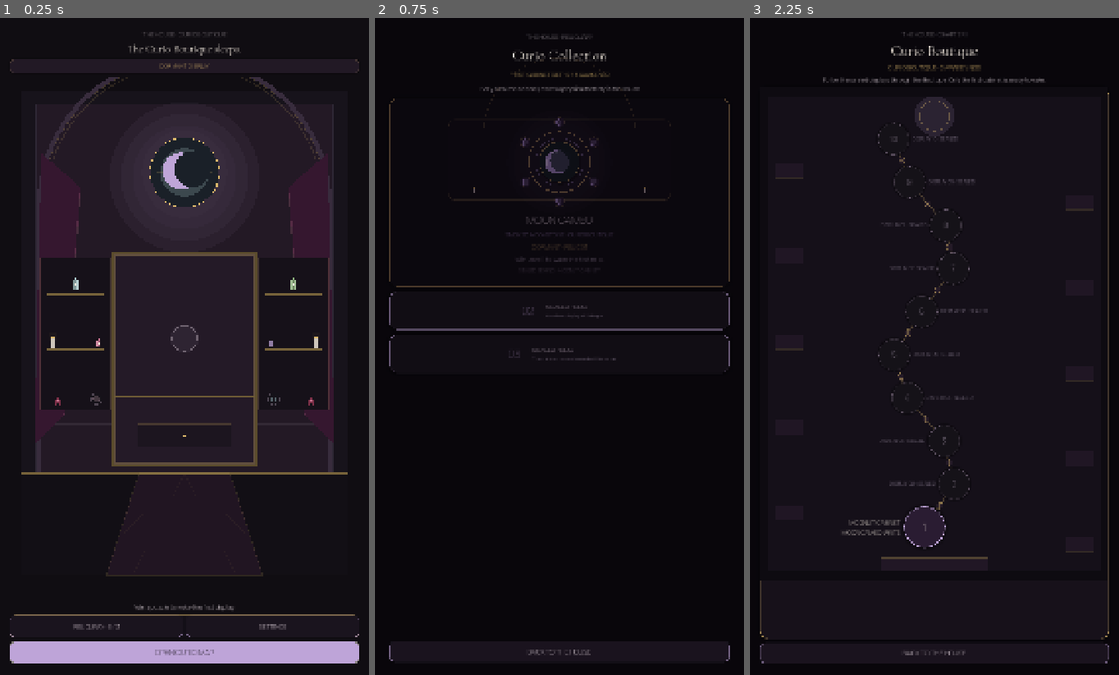
Above: before the commit, frames 1-3 (left to right).
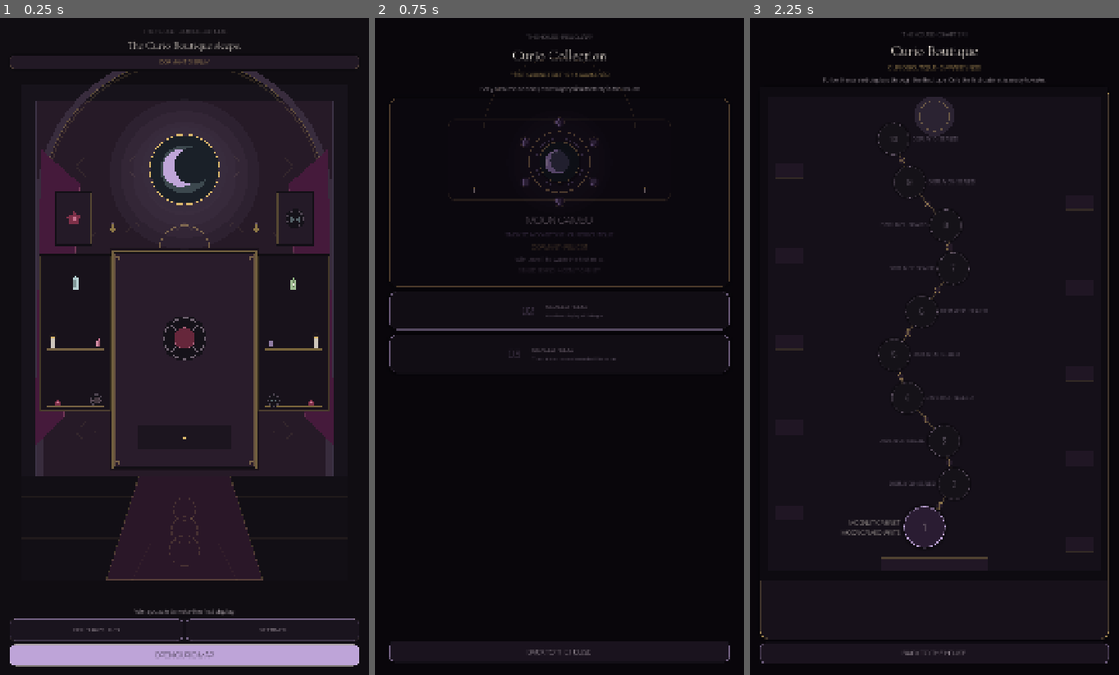
Above: after the commit, the same moments.

Repository: Jay-prodesign/akilta-match3
Game: Godot game, scene res://src/app/app_bootstrap.tscn
The game is run twice, just before and just after one commit, with the same random seed, the same clock (stepped at 60 frames per second) and the same inputs.
Inputs:
- Up to frame 1 (0.25 s): no input
- Up to frame 2 (0.75 s): click "RELIQUARY · 0 / 3" at 0.5 s
- Up to frame 3 (2.25 s): click "BACK TO THE HOUSE" at 1.25 s; click "OPEN CURIO MAP" at 2 s

The runs differ from the first frame. In frame 1, 6.5% of the frame differs, in the area x 2-98%, y 1-99%; in frame 2, nothing differs; in frame 3, nothing differs.

Commit message:
refine: deepen Curio Boutique environment material

Diff:
--- a/src/ui/home/house_home.tscn
+++ b/src/ui/home/house_home.tscn
@@ -95,12 +95,12 @@
 anchor_right = 1.0
 anchor_bottom = 1.0
 offset_left = 28.0
-offset_top = 34.0
+offset_top = 26.0
 offset_right = -28.0
-offset_bottom = -34.0
-grow_horizontal = 2
-grow_vertical = 2
-theme_override_constants/separation = 10
+offset_bottom = -26.0
+grow_horizontal = 2
+grow_vertical = 2
+theme_override_constants/separation = 8
 
 [node name="Eyebrow" type="Label" parent="Layout"]
 layout_mode = 2
@@ -131,7 +131,7 @@
 vertical_alignment = 1
 
 [node name="RoomView" type="Control" parent="Layout"]
-custom_minimum_size = Vector2(0, 590)
+custom_minimum_size = Vector2(0, 670)
 layout_mode = 2
 size_flags_vertical = 3
 clip_contents = true
--- a/src/world/curio_boutique.gd
+++ b/src/world/curio_boutique.gd
@@ -41,6 +41,7 @@
 	_draw_ambient_light(room)
 	_draw_arch(room)
 	_draw_moon_window(room)
+	_draw_wall_frames(room)
 	_draw_side_shelves(room)
 	_draw_central_cabinet(room)
 	_draw_floor(room)
@@ -65,9 +66,28 @@
 	var wall := room.grow(-inset)
 	draw_rect(wall, Color("#1D1721"), true)
 	var wash := Color("#3A2335")
-	wash.a = 0.22
+	wash.a = 0.30
 	draw_rect(wall, wash, true)
-	draw_rect(wall, Color(0.749, 0.647, 0.847, 0.14), false, 2.0)
+	draw_rect(wall, Color(0.749, 0.647, 0.847, 0.22), false, 2.0)
+
+	# Large-scale wallpaper geometry keeps the room readable at portrait size.
+	var motif := Color(GOLD)
+	motif.a = 0.075
+	var motif_step_x := wall.size.x / 6.0
+	var motif_step_y := wall.size.y / 7.0
+	for row in range(1, 7):
+		for col in range(1, 6):
+			var c := Vector2(wall.position.x + motif_step_x * float(col), wall.position.y + motif_step_y * float(row))
+			var rx := motif_step_x * 0.20
+			var ry := motif_step_y * 0.16
+			var diamond := PackedVector2Array([
+				c + Vector2(0, -ry),
+				c + Vector2(rx, 0),
+				c + Vector2(0, ry),
+				c + Vector2(-rx, 0),
+				c + Vector2(0, -ry)
+			])
+			draw_polyline(diamond, motif, 1.3)
 
 	var panel_top: float = wall.position.y + wall.size.y * 0.18
 	var panel_bottom: float = wall.position.y + wall.size.y * 0.70
@@ -84,10 +104,10 @@
 func _draw_arch(room: Rect2) -> void:
 	var center := Vector2(room.get_center().x, room.position.y + room.size.y * 0.235)
 	var radius: float = room.size.x * 0.445
-	draw_arc(center, radius, PI, TAU, 72, RAISED, 13.0)
-	draw_arc(center, radius - 8.0, PI, TAU, 72, Color(0.851, 0.71, 0.416, 0.24), 2.0)
-	draw_line(Vector2(center.x - radius, center.y), Vector2(center.x - radius, room.end.y), RAISED, 13.0)
-	draw_line(Vector2(center.x + radius, center.y), Vector2(center.x + radius, room.end.y), RAISED, 13.0)
+	draw_arc(center, radius, PI, TAU, 72, RAISED, 18.0)
+	draw_arc(center, radius - 10.0, PI, TAU, 72, Color(0.851, 0.71, 0.416, 0.32), 2.5)
+	draw_line(Vector2(center.x - radius, center.y), Vector2(center.x - radius, room.end.y), RAISED, 18.0)
+	draw_line(Vector2(center.x + radius, center.y), Vector2(center.x + radius, room.end.y), RAISED, 18.0)
 	var arch_glow := Color(GOLD)
 	arch_glow.a = 0.14
 	draw_arc(center, radius - 18.0, PI, TAU, 72, arch_glow, 4.0)
@@ -105,9 +125,9 @@
 		Vector2(room.end.x - room.size.x * 0.13, room.position.y + room.size.y * 0.67),
 		Vector2(room.end.x - room.size.x * 0.04, room.position.y + room.size.y * 0.73)
 	])
-	draw_colored_polygon(curtain_left, Color("#35172F"))
-	draw_colored_polygon(curtain_right, Color("#35172F"))
-	draw_line(curtain_left[1], curtain_left[2], Color(0.78, 0.45, 0.56, 0.22), 3.0)
+	draw_colored_polygon(curtain_left, Color("#451A3B"))
+	draw_colored_polygon(curtain_right, Color("#451A3B"))
+	draw_line(curtain_left[1], curtain_left[2], Color(0.78, 0.45, 0.56, 0.34), 4.0)
 	draw_line(curtain_right[1], curtain_right[2], Color(0.78, 0.45, 0.56, 0.22), 3.0)
 
 func _draw_moon_window(room: Rect2) -> void:
@@ -123,6 +143,38 @@
 	draw_circle(c + Vector2(r * 0.24, -r * 0.10), r * 0.53, Color("#1A2028"))
 	draw_arc(c, r * 1.02, 0.0, TAU, 48, GOLD, 2.0)
 
+func _draw_wall_frames(room: Rect2) -> void:
+	var top_y := room.position.y + room.size.y * 0.27
+	var frame_w := room.size.x * 0.105
+	var frame_h := room.size.y * 0.105
+	for x_ratio in [0.16, 0.84]:
+		var center := Vector2(lerpf(room.position.x, room.end.x, float(x_ratio)), top_y)
+		var frame := Rect2(center - Vector2(frame_w, frame_h) * 0.5, Vector2(frame_w, frame_h))
+		draw_rect(frame.grow(5.0), Color("#120F15"), true)
+		draw_rect(frame, Color("#241A27"), true)
+		draw_rect(frame, Color(GOLD, 0.34), false, 2.0)
+		# Original House motifs: thorn rosette left, moth reliquary right.
+		if float(x_ratio) < 0.5:
+			_draw_rose_silhouette(center, minf(frame_w, frame_h) * 0.24)
+		else:
+			_draw_moth_frame(center, minf(frame_w, frame_h) * 0.24, house_stage >= 1)
+	# Small sconces make the wall feel inhabited rather than diagrammatic.
+	_draw_wall_sconce(Vector2(room.position.x + room.size.x * 0.28, top_y + frame_h * 0.18), house_stage >= 1)
+	_draw_wall_sconce(Vector2(room.end.x - room.size.x * 0.28, top_y + frame_h * 0.18), house_stage >= 1)
+
+func _draw_wall_sconce(center: Vector2, active: bool) -> void:
+	var metal := GOLD.darkened(0.35)
+	draw_line(center + Vector2(0, 14), center + Vector2(0, -9), metal, 3.0)
+	draw_line(center, center + Vector2(13, 8), metal, 2.0)
+	draw_line(center, center + Vector2(-13, 8), metal, 2.0)
+	if active:
+		var glow := Color(GOLD)
+		glow.a = 0.08
+		draw_circle(center - Vector2(0, 13), 22.0, glow)
+		draw_circle(center - Vector2(0, 13), 6.0, GOLD)
+	else:
+		draw_circle(center - Vector2(0, 13), 5.0, Color("#665566"))
+
 func _draw_side_shelves(room: Rect2) -> void:
 	var shelf_y0: float = room.position.y + room.size.y * 0.42
 	var shelf_gap: float = room.size.y * 0.115
@@ -140,12 +192,13 @@
 		Vector2((right_x1 - right_x0) + room.size.x * 0.036, shelf_gap * 2.72)
 	)
 	for alcove in [left_alcove, right_alcove]:
-		draw_rect(alcove, Color("#161119"), true)
-		draw_rect(alcove, Color(0.851, 0.71, 0.416, 0.16), false, 2.0)
+		draw_rect(alcove.grow(4.0), Color("#100D12"), true)
+		draw_rect(alcove, Color("#18121B"), true)
+		draw_rect(alcove, Color(0.851, 0.71, 0.416, 0.26), false, 2.0)
 
 	for i in range(3):
 		var y: float = shelf_y0 + shelf_gap * float(i)
-		draw_line(Vector2(left_x0, y), Vector2(left_x1, y), GOLD.darkened(0.45), 3.0)
+		draw_line(Vector2(left_x0, y), Vector2(left_x1, y), Color(GOLD, 0.48), 3.5)
 		draw_line(Vector2(right_x0, y), Vector2(right_x1, y), GOLD.darkened(0.45), 3.0)
 
 	_draw_bottle(Vector2((left_x0 + left_x1) * 0.5, shelf_y0 - 14.0), CYAN, 0.95)
@@ -180,16 +233,31 @@
 		Vector2(room.position.x + room.size.x * 0.285, room.position.y + room.size.y * 0.34),
 		Vector2(room.size.x * 0.43, room.size.y * 0.43)
 	)
-	draw_rect(cabinet.grow(8.0), Color("#120F15"), true)
-	draw_rect(cabinet.grow(6.0), GOLD.darkened(0.58), false, 5.0)
-	draw_rect(cabinet, PLUM, true)
+	draw_rect(cabinet.grow(14.0), Color(0, 0, 0, 0.30), true)
+	draw_rect(cabinet.grow(9.0), Color("#120F15"), true)
+	draw_rect(cabinet.grow(7.0), Color(GOLD, 0.48), false, 5.0)
+	draw_rect(cabinet, Color("#291C2B"), true)
+	# Cabinet crown / reliquary pediment.
+	var crown_y := cabinet.position.y - 10.0
+	draw_line(Vector2(cabinet.position.x + cabinet.size.x * 0.12, crown_y), Vector2(cabinet.end.x - cabinet.size.x * 0.12, crown_y), Color(GOLD, 0.52), 4.0)
+	draw_arc(Vector2(cabinet.get_center().x, crown_y + 2.0), cabinet.size.x * 0.18, PI, TAU, 32, Color(GOLD, 0.42), 3.0)
+	# Brass side columns improve object permanence at small scale.
+	for x in [cabinet.position.x + 10.0, cabinet.end.x - 10.0]:
+		draw_line(Vector2(x, cabinet.position.y + 14.0), Vector2(x, cabinet.end.y - 14.0), Color(GOLD, 0.34), 4.0)
+		draw_circle(Vector2(x, cabinet.position.y + 12.0), 5.0, Color(GOLD, 0.44))
+		draw_circle(Vector2(x, cabinet.end.y - 12.0), 5.0, Color(GOLD, 0.44))
 	if house_stage >= 1:
 		var velvet := Rect2(
 			cabinet.position + Vector2(cabinet.size.x * 0.07, cabinet.size.y * 0.06),
 			Vector2(cabinet.size.x * 0.86, cabinet.size.y * 0.57)
 		)
-		draw_rect(velvet, Color("#2A1828"), true)
-		draw_rect(velvet, Color(0.78, 0.45, 0.56, 0.14), false, 1.0)
+		draw_rect(velvet, Color("#321A30"), true)
+		draw_rect(velvet, Color(0.78, 0.45, 0.56, 0.24), false, 1.5)
+		# Glass reflections give the display depth without covering the Curio.
+		var glass := Color("#A9C6C8")
+		glass.a = 0.07
+		draw_line(velvet.position + Vector2(velvet.size.x * 0.12, 4.0), velvet.position + Vector2(velvet.size.x * 0.34, velvet.size.y - 6.0), glass, 4.0)
+		draw_line(velvet.position + Vector2(velvet.size.x * 0.62, 4.0), velvet.position + Vector2(velvet.size.x * 0.78, velvet.size.y * 0.56), glass, 2.0)
 	draw_rect(cabinet, Color(0.851, 0.71, 0.416, 0.34), false, 2.0)
 
 	var shelf_y: float = cabinet.position.y + cabinet.size.y * 0.68
@@ -203,8 +271,15 @@
 		_draw_candle(Vector2(cabinet.position.x + cabinet.size.x * 0.18, shelf_y - 5.0), 0.66)
 		_draw_candle(Vector2(cabinet.end.x - cabinet.size.x * 0.18, shelf_y - 5.0), 0.66)
 	else:
-		draw_circle(glow_center, cabinet.size.x * 0.10, GLASS)
-		draw_arc(glow_center, cabinet.size.x * 0.09, 0.0, TAU, 32, Color("#6E626F"), 3.0)
+		# Dormant display is visibly sealed, not merely empty.
+		draw_circle(glow_center, cabinet.size.x * 0.16, Color("#151219"))
+		draw_arc(glow_center, cabinet.size.x * 0.145, 0.0, TAU, 36, Color("#6E626F"), 3.0)
+		var seal := Color("#7D3048")
+		draw_circle(glow_center, cabinet.size.x * 0.075, seal.darkened(0.18))
+		draw_arc(glow_center, cabinet.size.x * 0.075, 0.0, TAU, 30, ROSE.darkened(0.18), 2.0)
+		for angle in [PI * 0.25, PI * 0.75, PI * 1.25, PI * 1.75]:
+			var d := Vector2(cos(angle), sin(angle))
+			draw_line(glow_center + d * cabinet.size.x * 0.08, glow_center + d * cabinet.size.x * 0.14, Color("#6E626F"), 2.0)
 
 	# Drawer / hardware gives the display physical permanence.
 	var drawer := Rect2(
@@ -285,8 +360,15 @@
 		Vector2(room.get_center().x + room.size.x * 0.24, room.end.y),
 		Vector2(room.get_center().x - room.size.x * 0.24, room.end.y)
 	])
-	draw_colored_polygon(runner, Color("#211522"))
-	draw_polyline(PackedVector2Array([runner[0], runner[1], runner[2], runner[3], runner[0]]), Color(0.851, 0.71, 0.416, 0.15), 2.0)
+	draw_colored_polygon(runner, Color("#2A1728"))
+	draw_polyline(PackedVector2Array([runner[0], runner[1], runner[2], runner[3], runner[0]]), Color(0.851, 0.71, 0.416, 0.24), 2.0)
+	# Subtle runner medallions survive the small mobile render better than fine texture.
+	for i in range(3):
+		var t := 0.32 + float(i) * 0.20
+		var c := Vector2(room.get_center().x, lerpf(horizon_y, room.end.y, t))
+		var rr := lerpf(room.size.x * 0.025, room.size.x * 0.055, t)
+		draw_arc(c, rr, 0.0, TAU, 28, Color(GOLD, 0.16), 2.0)
+		draw_line(c - Vector2(rr * 0.6, 0), c + Vector2(rr * 0.6, 0), Color(GOLD, 0.10), 1.0)
 	var center_x: float = room.get_center().x
 	for x_ratio in [0.18, 0.34, 0.66, 0.82]:
 		var x: float = lerpf(room.position.x, room.end.x, float(x_ratio))
@@ -300,5 +382,6 @@
 		Vector2(room.end.x - room.size.x * 0.18, room.position.y + room.size.y * 0.54)
 	]
 	for p in points:
-		draw_line(p - Vector2(5, 0), p + Vector2(5, 0), Color(0.945, 0.91, 0.866, 0.45), 1.0)
-		draw_line(p - Vector2(0, 5), p + Vector2(0, 5), Color(0.945, 0.91, 0.866, 0.45), 1.0)
+		draw_circle(p, 14.0, Color(0.851, 0.71, 0.416, 0.025))
+		draw_line(p - Vector2(7, 0), p + Vector2(7, 0), Color(0.945, 0.91, 0.866, 0.62), 1.4)
+		draw_line(p - Vector2(0, 7), p + Vector2(0, 7), Color(0.945, 0.91, 0.866, 0.62), 1.4)
